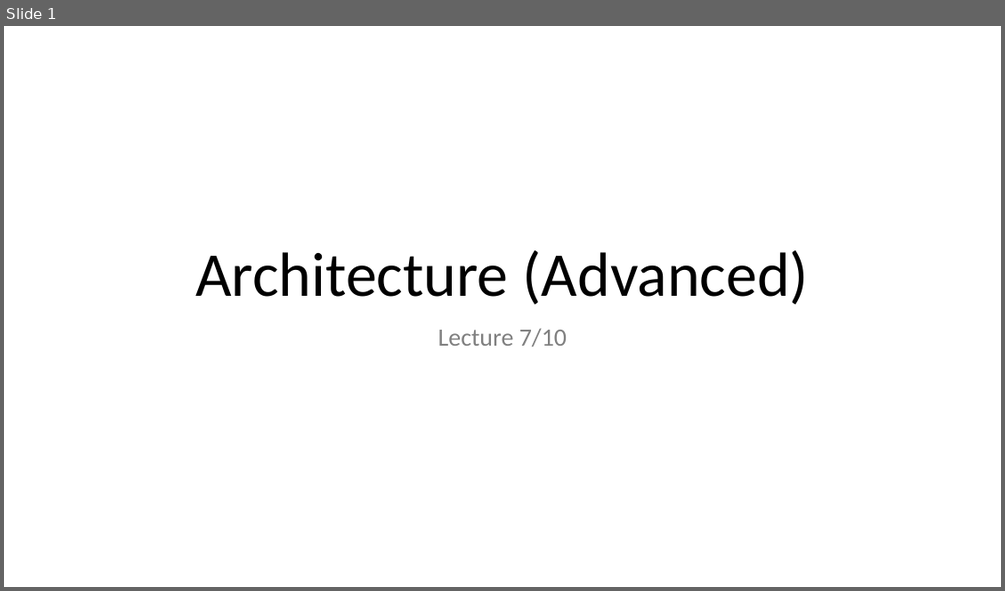
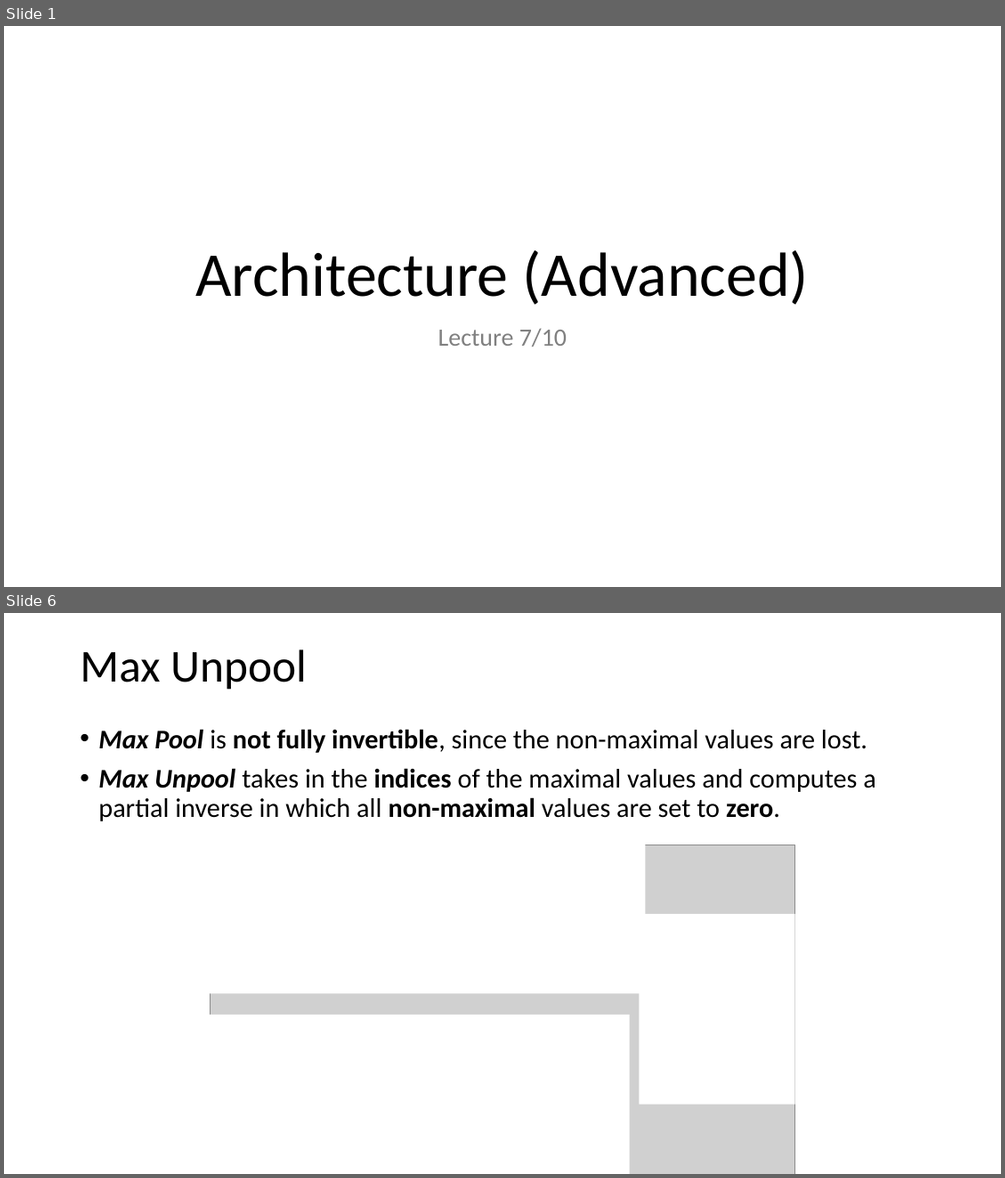
Before and after one commit to MICS-Lab/DeepLearningCourse, a slide deck: Slides_7.pptx. Shown one above the other, each under a label of ours: slide 1 before the commit, slides 1 and 6 after it; the slides between them are not shown. The pictures are 1005x591 and 1005x1178 pixels, drawn with LibreOffice and Linux fonts; fonts in the diff are those of the drawing; grey boxes stand for pictures. Boxes give left, top, right and bottom in pixels: in the first picture for what was removed or moved away, otherwise in the second. Text is boxed around its words. In the diff, an @@ line names an element or a change of style, - is before the commit and + after.

Commit message:
added unpool

```diff
--- a/Slides_7.pptx
+++ b/Slides_7.pptx
@@ slide 6 added at [4, 613, 1001, 1174], background #FFFFFF @@
@@ title added at [80, 649, 307, 690], 44 pt, text #000000 @@
+Max Unpool
@@ text added at [98, 729, 875, 821], 25.9 pt, text #000000 @@
+• Max Pool is not fully invertible, since the non-maximal values are lost.
+• Max Unpool takes in the indices of the maximal values and computes a partial inverse in which all non-maximal values are set to zero.
@@ rectangle added at [196, 835, 646, 994], fill #FFFFFF @@
@@ picture added at [210, 844, 795, 1174] @@
@@ rectangle added at [639, 914, 795, 1103], fill #FFFFFF @@
@@ rectangle added at [180, 1014, 630, 1174], fill #FFFFFF @@
```
Also in this commit, not shown: 3 slides changed.
